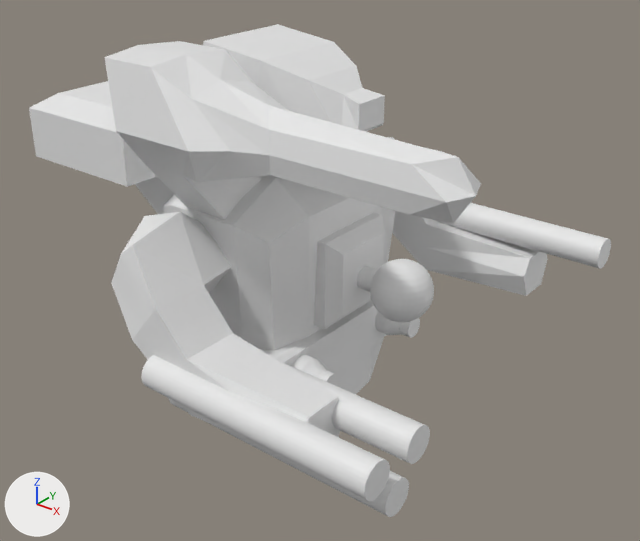
One commit to the Blender file Assets/Assets/3D/robotTop.blend: the scene before it, then after it.
Camera for both pictures: a 50 mm camera at (7.74, -8.89, 5.94) aimed at (0.72, -0.12, 0.5). Every picture has the same lights, and +X, +Y and +Z are marked at lower left.

Objects in the first picture: 'Body', 'Cube', 'LaserGun', 'Normal', 'Rocket Launcher', 'Shotgun', 'Sphere Attack', 'circle attack', 'hands'.
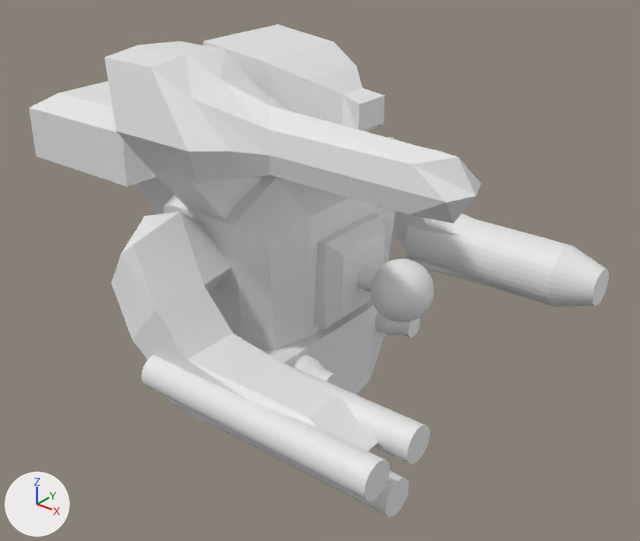
The change, as a list of edits to the scene's bpy script:
```text
Change me_cube_002:
    where me_cube_002.from_pydata(...)  # 30 vertices, 28 faces; spans x -1.0..3.32, y -1.6..2.36, z -7.39..2.19
    used by ob_hands; location = (0.0, -2.34, 0.99); rotation_euler = (0.0, -0.874, 0.0), in degrees (0, -50, 0); scale = (0.39, 0.39, 0.39)
    me_cube_002 part 1
    me_cube_002.vertices[26].co: (2.84, 0.4, -6.77) -> (3.89, 0.4, -8.03)
    me_cube_002.vertices[27].co: (2.84, -1.6, -6.77) -> (3.89, -1.6, -8.03)
Change me_cylinder:
    used by ob_normal; location = (2.08, 2.57, 0.66); rotation_euler = (0.0, 1.571, 0.0), in degrees (0, 90, 0); scale = (0.221, 0.221, 1.65)
    remove me_cylinder.from_pydata(...)  # 64 vertices, 34 faces; spans x -1.0..1.0, y -1.0..1.0, z -1.0..1.0
    add me_cylinder.from_pydata(...)  # 96 vertices, 66 faces; spans x -1.0..1.0, y -1.0..1.0, z -1.0..1.47
    me_cylinder part 2
    1 face is deleted
    32 vertices are added at x -0.59..0.59, y -0.59..0.59, z 1.47
    33 new faces join them
Change ob_normal:
    ob_normal.location: (2.08, 2.57, 0.66) -> (1.93, 2.57, 0.14)
    ob_normal.scale: (0.221, 0.221, 1.65) -> (0.472, 0.472, 1.25)
```

Where the change shows, as pixel boxes [x1, y1, x2, y2] in the pictures (640 x 541 px; the box of a moved part takes in the faces that stretch with it):
'hands', reshaped
    before: [111, 137, 548, 439]
    after: [111, 137, 495, 451]
'Normal', reshaped, moved, rescaled
    before: [434, 203, 611, 269]
    after: [405, 215, 609, 307]
part 1 of me_cube_002, moved or reshaped
    before: [186, 225, 548, 439]
    after: [186, 225, 495, 451]
part 2 of me_cylinder, built on
    before: [598, 239, 611, 269]
    after: [549, 245, 609, 307]
